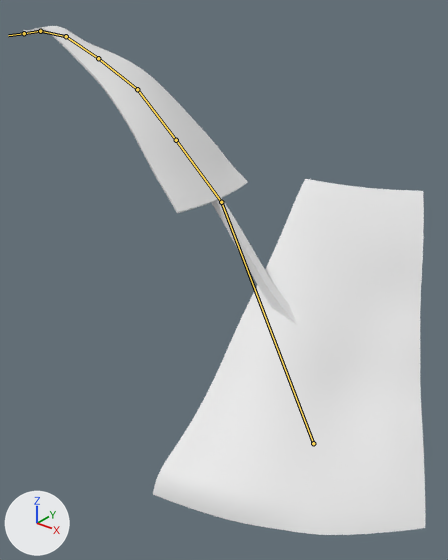
The FBX model Assets/Models/Pingo_09_12_17/4.fbx as it was, and as the next commit left it.
Camera for both pictures: a camera (50 mm lens) standing at (4.26, -9.96, 5.06) and looking at (0.12, -4.79, 1.86). Arrows for +X, +Y and +Z are at lower left; the lights stay in place. Both versions are drawn at frame 2401 of the action 'A4|EmptyAction'; the numbers are the values there. The bones that bend it are drawn over the model as lines.
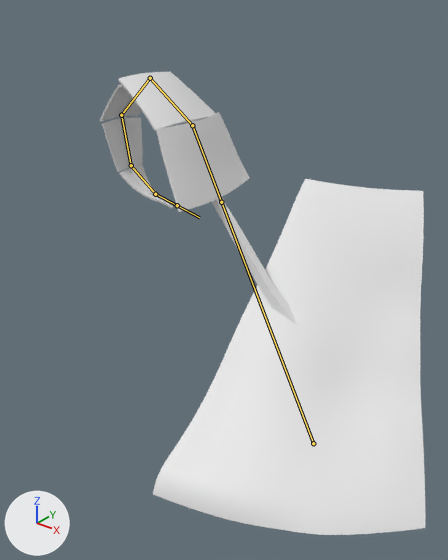
Location of each change, [x1, y1, x2, y2] in pixels of the pictures (448 x 560 px):
'Object_132', posed (14% narrower, 19% taller)
    before: [139, 129, 248, 213]
    after: [156, 112, 250, 212]
'Object_50', posed
    before: [106, 82, 202, 144]
    after: [118, 72, 216, 131]
'Object_9', posed
    before: [25, 30, 298, 326]
    after: [119, 97, 298, 326]
'Object_131', posed
    before: [76, 53, 157, 92]
    after: [100, 84, 142, 122]
'Object_87', posed (31% narrower, 104% taller)
    before: [51, 33, 111, 59]
    after: [102, 118, 143, 172]
'Object_88', posed
    before: [33, 26, 73, 34]
    after: [119, 165, 159, 200]
'Object_80', posed
    before: [23, 29, 38, 33]
    after: [152, 196, 173, 208]
bone '1_6', root to tip
    before: (221, 202) to (176, 140)
    after: (221, 202) to (192, 125)
bone '1_5', root to tip
    before: (176, 140) to (137, 89)
    after: (192, 125) to (150, 78)
bone '1_4', root to tip
    before: (137, 89) to (98, 58)
    after: (150, 78) to (121, 115)
bone '1_3', root to tip
    before: (98, 58) to (66, 36)
    after: (121, 115) to (131, 165)
bone '1_2', root to tip
    before: (66, 36) to (40, 31)
    after: (131, 165) to (155, 194)
bone '1_1', root to tip
    before: (40, 31) to (24, 33)
    after: (155, 194) to (177, 205)

The edits, one by one:
Bone '1_6' (bone_1_6) turns from (0, 0, 0) to (2, 0, -20) degrees about its own x, y and z.
Bone '1_5' (bone_1_5) turns from (0, 0, 0) to (0, 0, 25) degrees about its own x, y and z.
Bone '1_4' (bone_1_4) turns from (0, 0, 0) to (0, 0, 64) degrees about its own x, y and z.
Bone '1_3' (bone_1_3) turns from (0, 0, 0) to (0, 0, 52) degrees about its own x, y and z.
Bone '1_2' (bone_1_2) turns from (0, 0, 0) to (-29, 0, 0) degrees about its own x, y and z.
Bone '1_1' (bone_1_1) turns from (0, 0, 0) to (-12, 0, 0) degrees about its own x, y and z.
